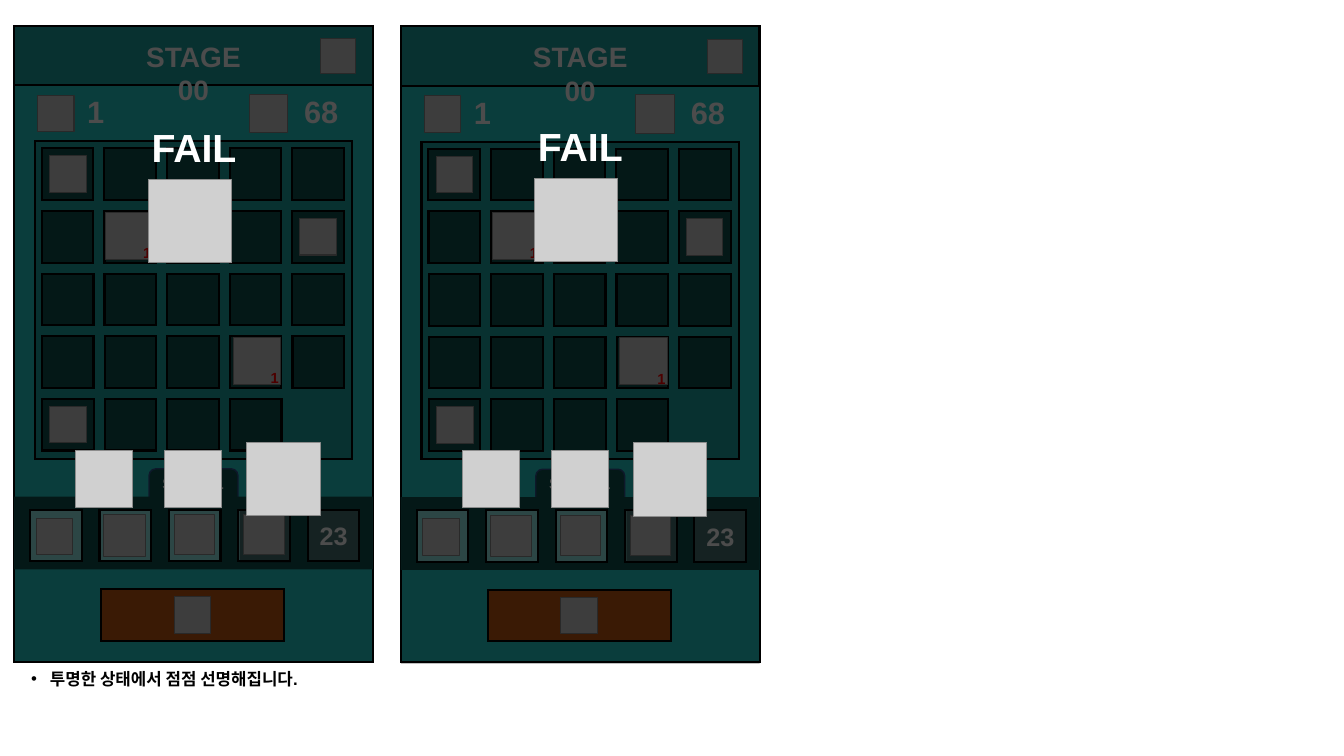
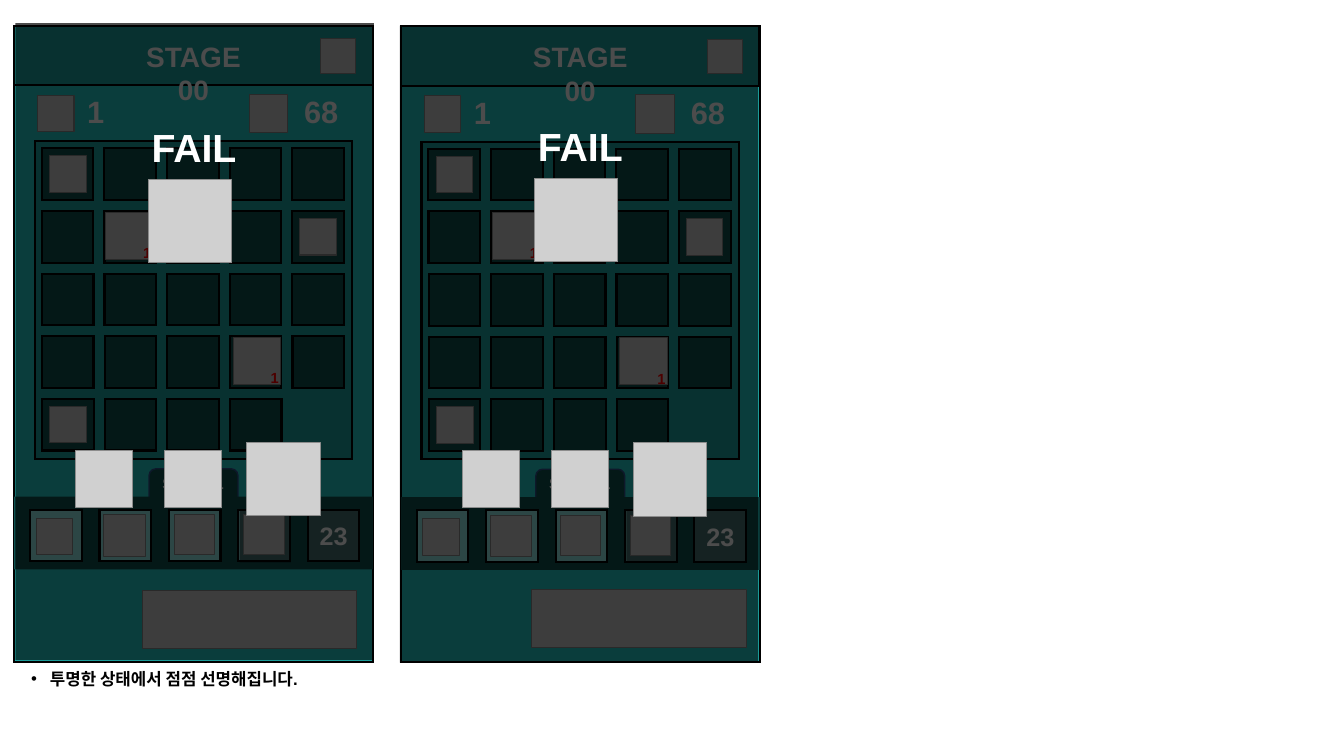
Before and after one commit to PenguinPistol/Sliding_Puzzle_Battle, a slide deck: slide 36 of 기획서/Slide Puzzle Battle UI & Animation 1.1.pptx. Drawn at 1344x756 pixels with LibreOffice and Linux fonts; fonts in the diff are those of the drawing; grey boxes stand for pictures. Boxes give left, top, right and bottom in pixels: in the first picture for what was removed or moved away, otherwise in the second. Text is boxed around its words. In the diff, an @@ line names an element or a change of style, - is before the commit and + after.

Commit message:
ppt change

```diff
--- a/기획서/Slide Puzzle Battle UI & Animation 1.1.pptx
+++ b/기획서/Slide Puzzle Battle UI & Animation 1.1.pptx
@@ rectangle removed at [102,590,284,641] @@
@@ picture added at [143,590,357,648] @@
@@ picture removed at [174,597,211,633] @@
@@ rectangle removed at [488,590,670,641] @@
@@ picture added at [532,589,747,647] @@
@@ picture removed at [561,598,597,634] @@
```
Also in this commit, not shown: 23 other slides changed.
